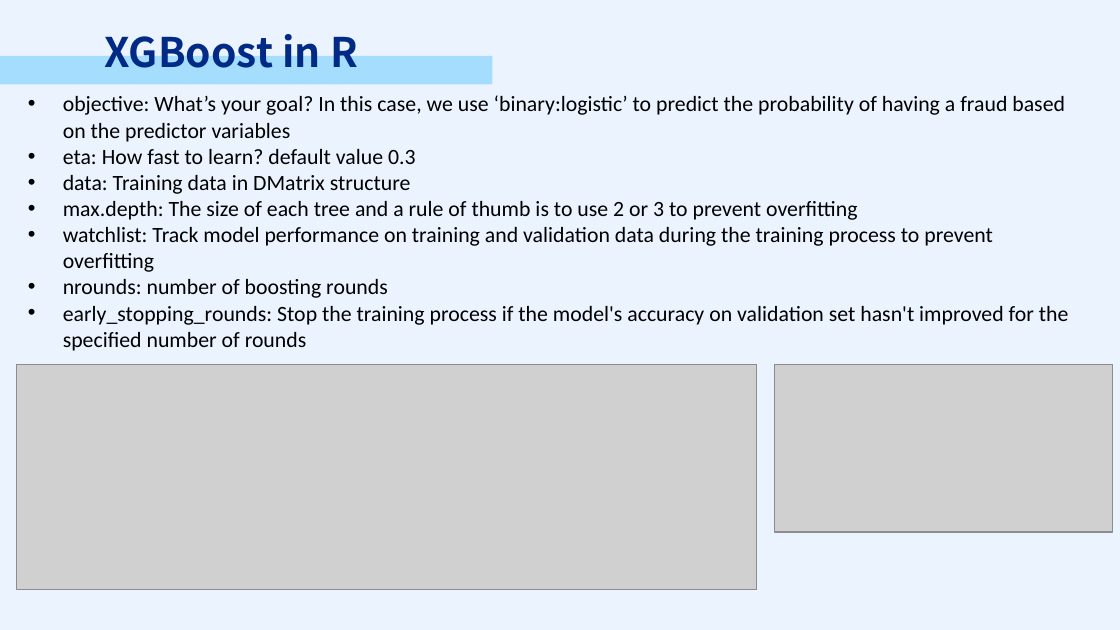
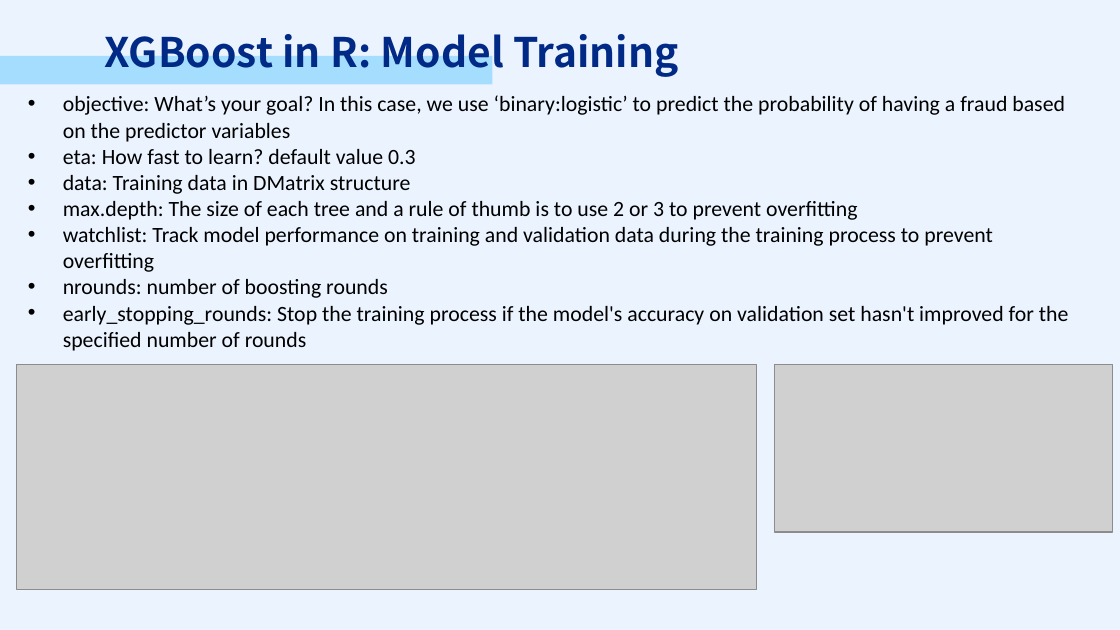
Before and after one commit to PSTAT197-F23/PSTAT197A_FP_Group1, a slide deck: slide 10 of scripts/drafts/PRESENTATION.pptx. Drawn at 1120x630 pixels with LibreOffice and Linux fonts; fonts in the diff are those of the drawing; grey boxes stand for pictures. Boxes give left, top, right and bottom in pixels: in the first picture for what was removed or moved away, otherwise in the second. Text is boxed around its words. In the diff, an @@ line names an element or a change of style, - is before the commit and + after.

```diff
--- a/scripts/drafts/PRESENTATION.pptx
+++ b/scripts/drafts/PRESENTATION.pptx
@@ text at (104, 25, 679, 78): text changed @@
-XGBoost in R
+XGBoost in R: Model Training
```
Also in this commit, not shown: 2 other slides changed.
